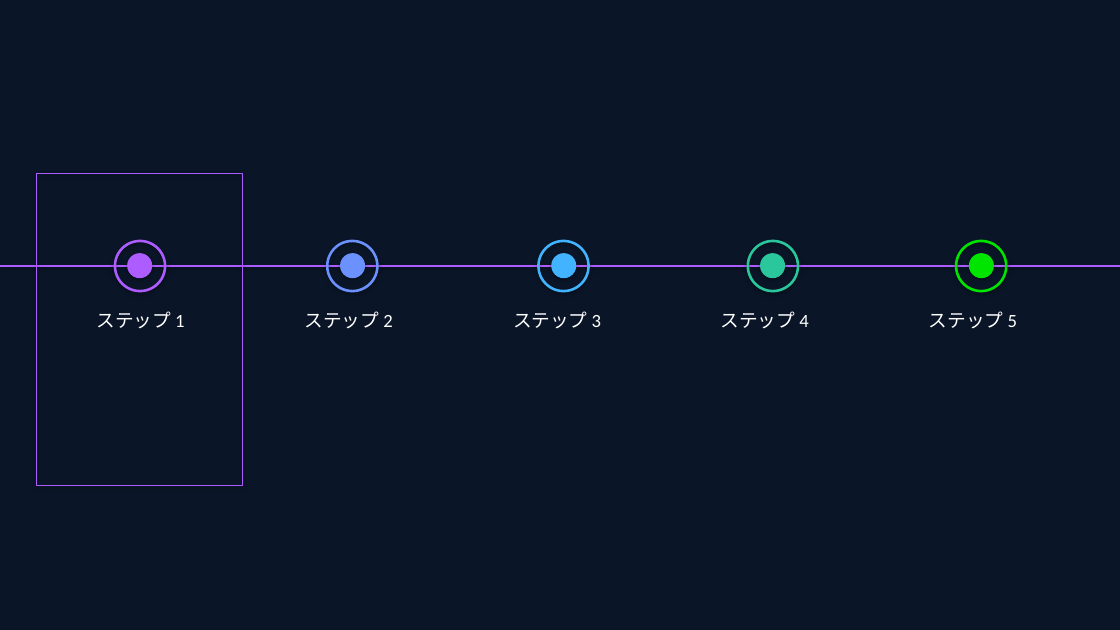
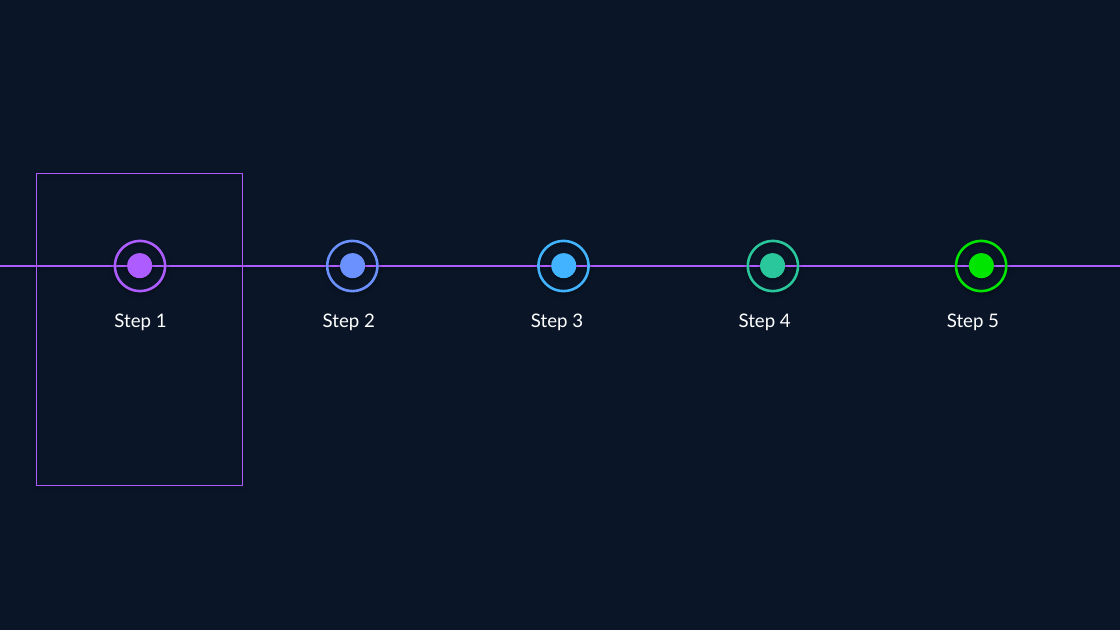
Before and after one commit to aws-samples/sample-spec-driven-presentation-maker, a slide deck: slide 15 of skill/references/examples/patterns.pptx. Drawn at 1120x630 pixels with LibreOffice and Linux fonts; fonts in the diff are those of the drawing. Boxes give left, top, right and bottom in pixels: in the first picture for what was removed or moved away, otherwise in the second. Text is boxed around its words. In the diff, an @@ line names an element or a change of style, - is before the commit and + after.

```diff
--- a/skill/references/examples/patterns.pptx
+++ b/skill/references/examples/patterns.pptx
@@ text at box(114, 313, 167, 331): text changed; font Noto Sans CJK JP to Lato @@
-ステップ 1
+Step 1
@@ text at box(323, 313, 375, 331): text changed; font Noto Sans CJK JP to Lato @@
-ステップ 2
+Step 2
@@ text at box(531, 313, 583, 331): text changed; font Noto Sans CJK JP to Lato @@
-ステップ 3
+Step 3
@@ text at box(739, 313, 791, 331): text changed; font Noto Sans CJK JP to Lato @@
-ステップ 4
+Step 4
@@ text at box(947, 313, 999, 331): text changed; font Noto Sans CJK JP to Lato @@
-ステップ 5
+Step 5
```
Also in this commit, not shown: 3 other slides changed, 2 slides added, 2 slides removed.
